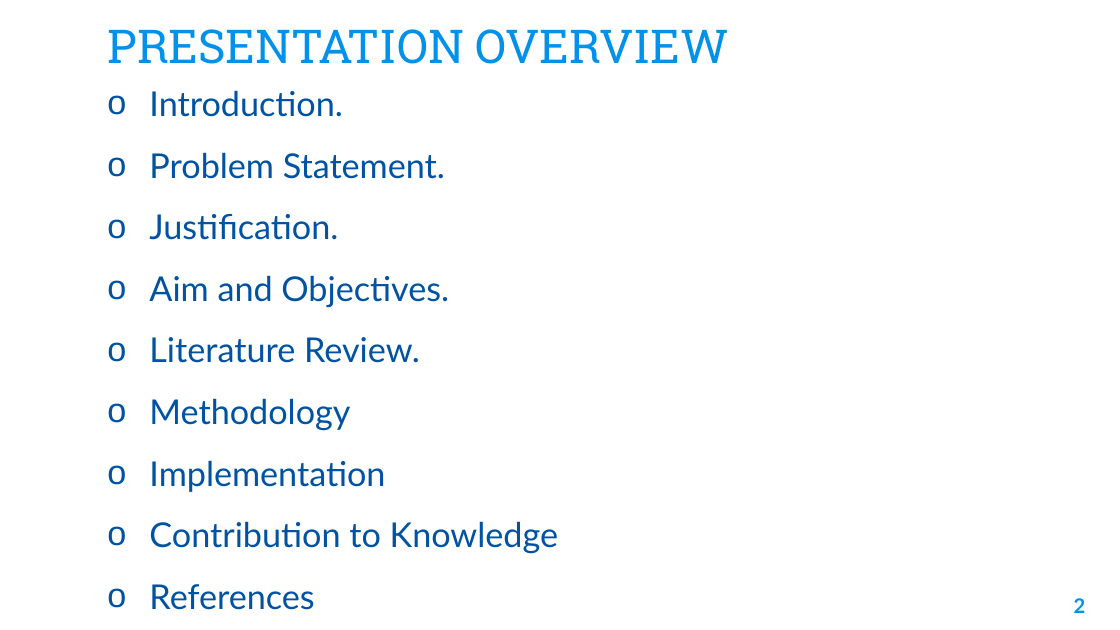
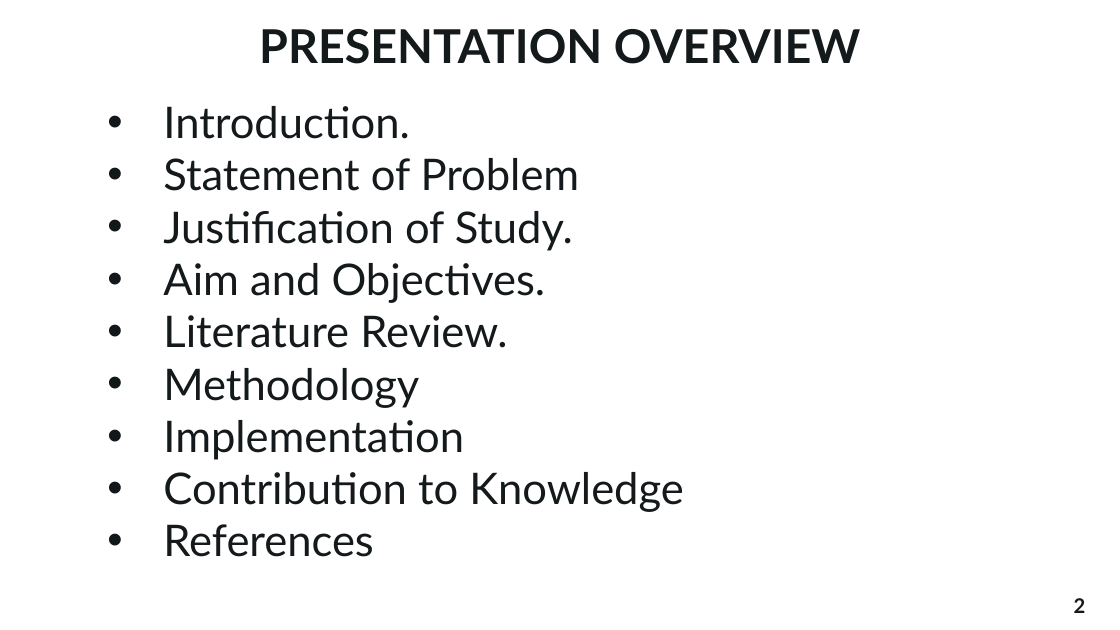
Before and after one commit to theajstars/projex, a slide deck: slide 2 of Ajiboye Oluwaferanmi Post Data.pptx. Drawn at 1120x630 pixels with LibreOffice and Linux fonts; fonts in the diff are those of the drawing; background and template pictures are left out. Boxes give left, top, right and bottom in pixels: in the first picture for what was removed or moved away, otherwise in the second. Text is boxed around its words. In the diff, an @@ line names an element or a change of style, - is before the commit and + after.

```diff
--- a/Ajiboye Oluwaferanmi Post Data.pptx
+++ b/Ajiboye Oluwaferanmi Post Data.pptx
@@ title "PRESENTATION OVERVIEW": place and size @@
-title "PRESENTATION OVERVIEW" at [108, 29, 729, 64]
+title "PRESENTATION OVERVIEW" at [259, 29, 861, 64]
@@ title "PRESENTATION OVERVIEW" at [259, 29, 861, 64]: font Roboto Slab to Lato, text colour #0091EA to #14191B, bold on; alignment left to centre @@
@@ text "Introduction.": place and size @@
-text "Introduction." at [149, 90, 558, 554]
+text "Introduction." at [163, 106, 683, 557]
@@ text at [163, 106, 683, 557]: size 22 to 28 pt, text colour #0053A3 to #14191B in "Introduction.", "Aim and Objectives.", "Literature Review.", "Methodology" and 3 more places; bullet o to •; line spacing 1.5 to 1; bullet colour #0053A3 to #121719 @@
@@ text at [163, 158, 580, 251]: text changed; size 22 to 28 pt; text colour #0053A3 to #14191B @@
-o Problem Statement.
-o Justification.
+• Statement of Problem
+• Justification of Study.
@@ page number at [1074, 598, 1086, 613]: text colour #0091EA to #14191B @@
```
Also in this commit, not shown: 25 other slides changed, 1 slide added, 1 slide removed, 1 other file.
